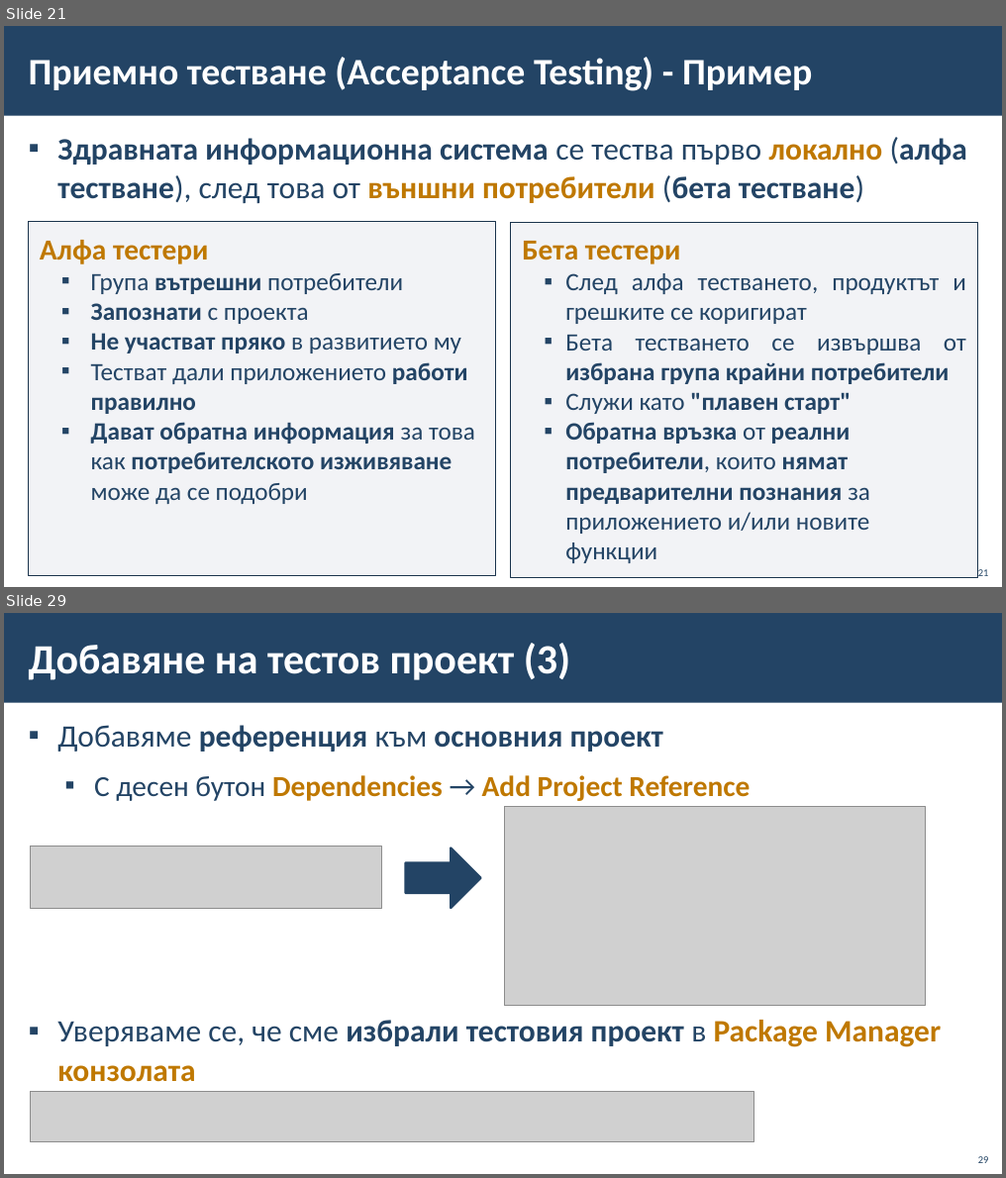
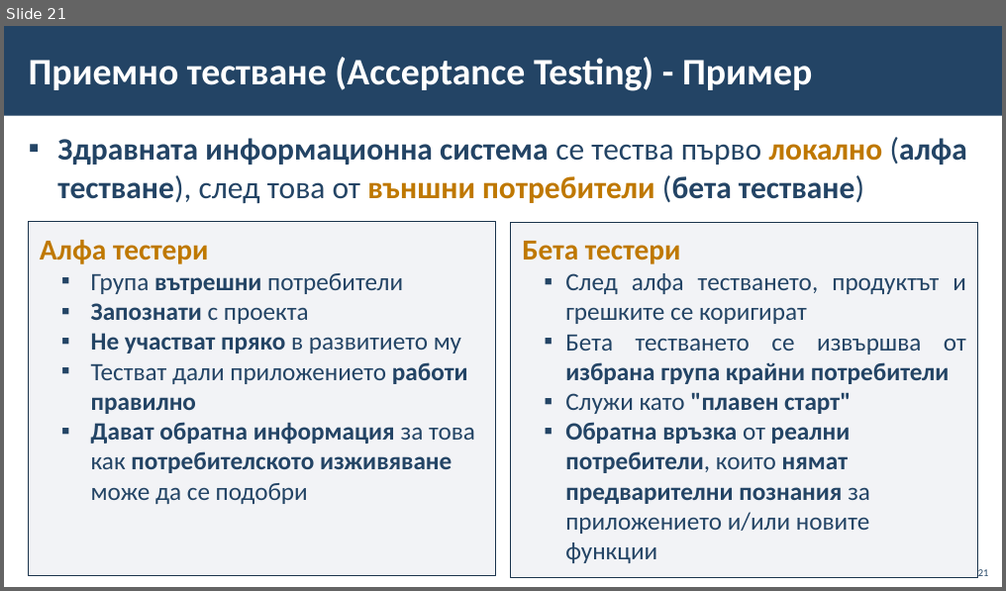
Before and after one commit to BG-IT-Edu/School-Programming, a slide deck: Courses/Software-Sciences/Module-4-Information-Systems-New/13-Information-System-Testing/13-Information-System-Testing.pptx. Shown one above the other, each under a label of ours: slides 21 and 29 before the commit, slide 21 after it; the slides between them are not shown. The pictures are 1006x1178 and 1006x591 pixels, drawn with LibreOffice and Linux fonts; fonts in the diff are those of the drawing; grey boxes stand for pictures; background and template pictures are left out. Boxes give left, top, right and bottom in pixels: in the first picture for what was removed or moved away, otherwise in the second. Text is boxed around its words. In the diff, an @@ line names an element or a change of style, - is before the commit and + after.

```diff
--- a/Courses/Software-Sciences/Module-4-Information-Systems-New/13-Information-System-Testing/13-Information-System-Testing.pptx
+++ b/Courses/Software-Sciences/Module-4-Information-Systems-New/13-Information-System-Testing/13-Information-System-Testing.pptx
@@ slide 29 removed at [4,613,1002,1174], background #FFFFFF; not listed: 1 template element that a slide beside it also shows @@
@@ title removed at [29,643,570,680] @@
-Добавяне на тестов проект (3)
@@ text removed at [57,725,941,1082] @@
-▪ Добавяме референция към основния проект
-  ▪ С десен бутон Dependencies → Add Project Reference
-▪ Уверяваме се, че сме избрали тестовия проект в Package Manager конзолата
@@ picture removed at [505,806,927,1006] @@
@@ picture removed at [30,846,381,908] @@
@@ right arrow removed at [405,848,481,908] @@
@@ picture removed at [30,1091,753,1142] @@
@@ page number removed at [978,1157,989,1163] @@
-29
```
Also in this commit, not shown: 2 slides changed, 5 slides added, 19 other slides removed.
